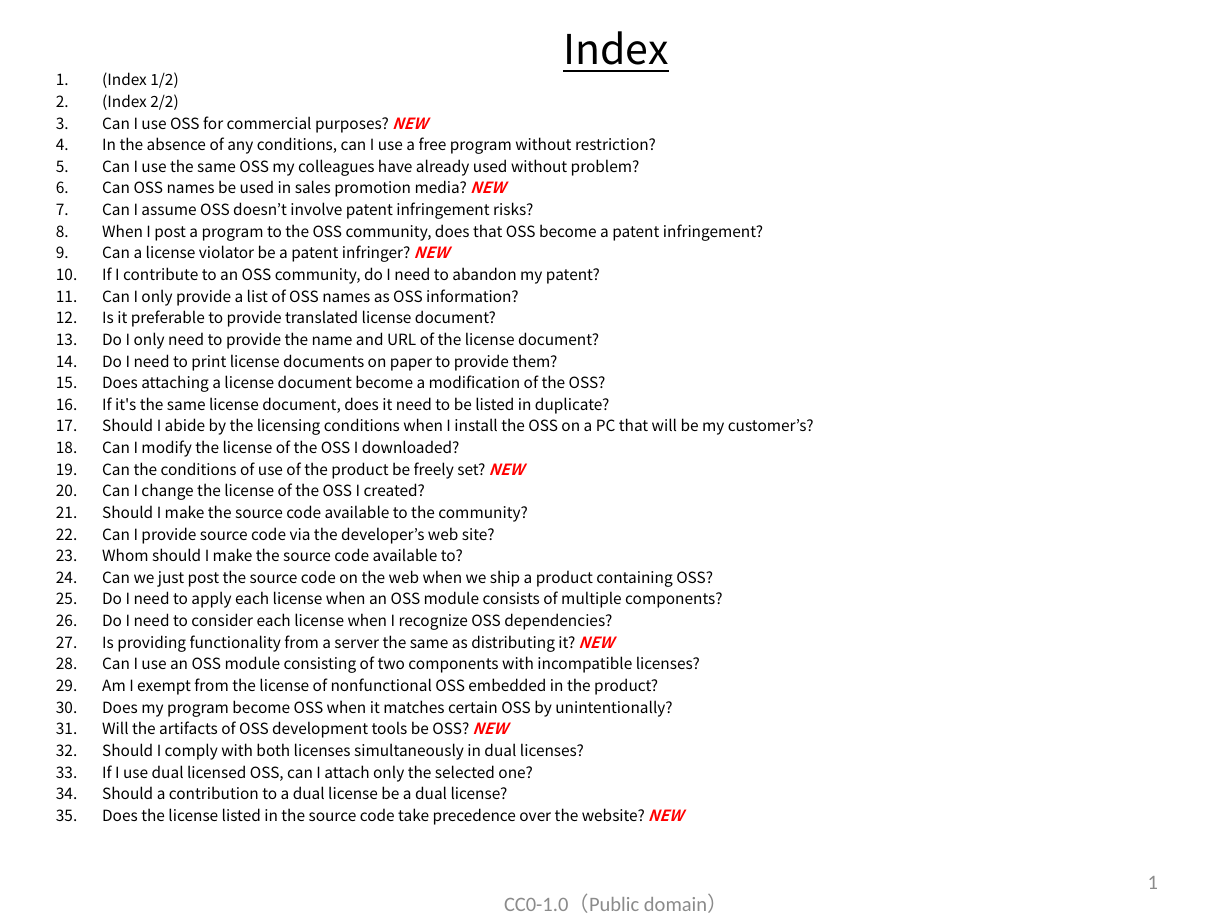
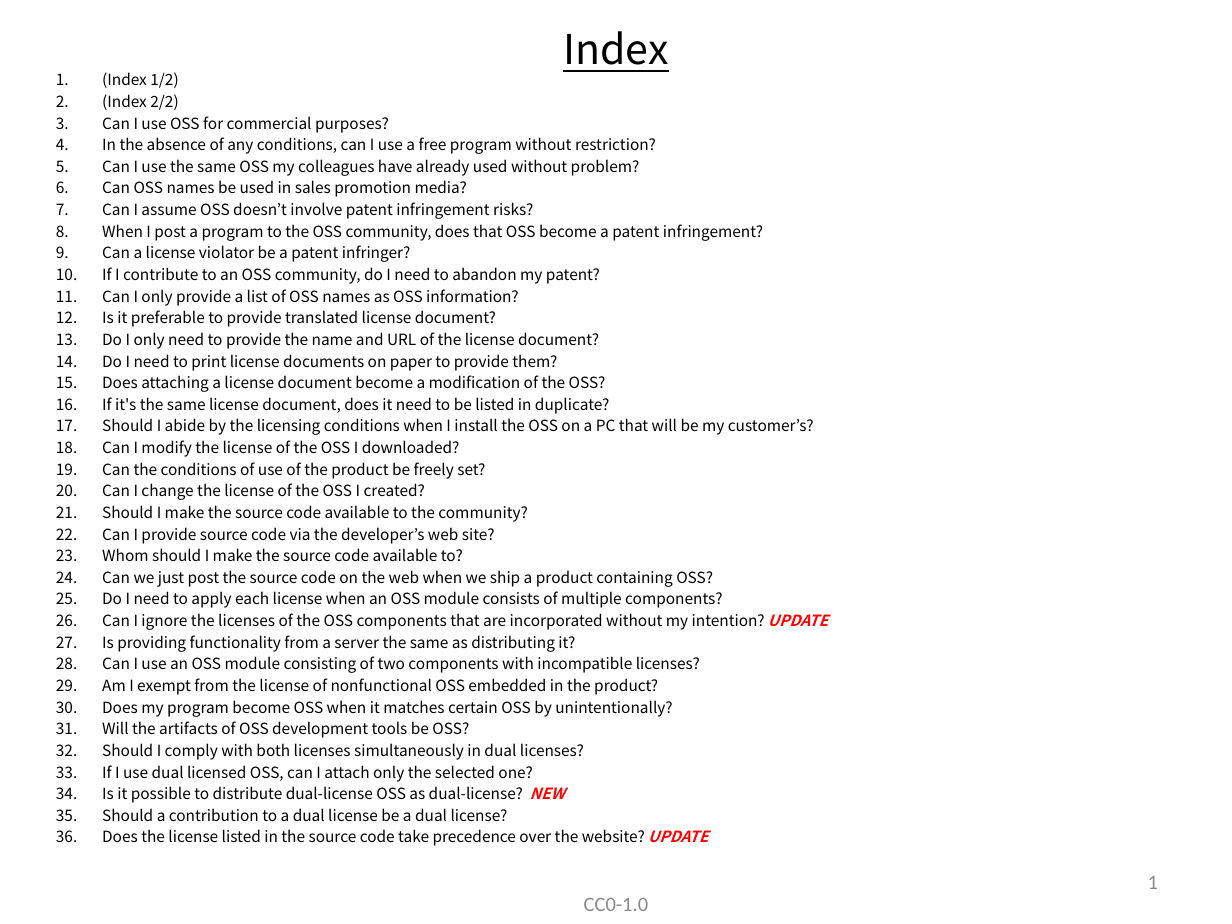
Before and after one commit to OpenChain-Project/OpenChain-JWG, a slide deck: slide 2 of Education_Material/FAQ/Misunderstandings_of_OSS_licenses_CC0.pptx. Drawn at 1232x924 pixels with LibreOffice and Linux fonts; fonts in the diff are those of the drawing. Boxes give left, top, right and bottom in pixels: in the first picture for what was removed or moved away, otherwise in the second. Text is boxed around its words. In the diff, an @@ line names an element or a change of style, - is before the commit and + after.

Commit message:
Frequent Misunderstandings of OSS licenses V7

```diff
--- a/Education_Material/FAQ/Misunderstandings_of_OSS_licenses_CC0.pptx
+++ b/Education_Material/FAQ/Misunderstandings_of_OSS_licenses_CC0.pptx
@@ text at [102,116,389,133]: text changed @@
-3. Can I use OSS for commercial purposes? NEW
+3. Can I use OSS for commercial purposes?
@@ text at [102,180,467,197]: text changed @@
-6. Can OSS names be used in sales promotion media? NEW
+6. Can OSS names be used in sales promotion media?
@@ text at [102,245,411,262]: text changed @@
-9. Can a license violator be a patent infringer? NEW
+9. Can a license violator be a patent infringer?
@@ text at [102,462,485,479]: text changed @@
-19. Can the conditions of use of the product be freely set? NEW
+19. Can the conditions of use of the product be freely set?
@@ text at [102,613,828,652]: text changed @@
-26. Do I need to consider each license when I recognize OSS dependencies?
-27. Is providing functionality from a server the same as distributing it? NEW
+26. Can I ignore the licenses of the OSS components that are incorporated without my intention? UPDATE
+27. Is providing functionality from a server the same as distributing it?
@@ text at [102,721,469,738]: text changed @@
-31. Will the artifacts of OSS development tools be OSS? NEW
+31. Will the artifacts of OSS development tools be OSS?
@@ text at [102,786,565,803]: paragraph added @@
+34. Is it possible to distribute dual-license OSS as dual-license? NEW
@@ text at [102,829,708,846]: text changed @@
-35. Does the license listed in the source code take precedence over the website? NEW
+36. Does the license listed in the source code take precedence over the website? UPDATE
@@ text at [584,898,648,911]: text changed @@
-CC0-1.0（Public domain）
+CC0-1.0
```
Also in this commit, not shown: 51 other slides changed, 5 slides added.
